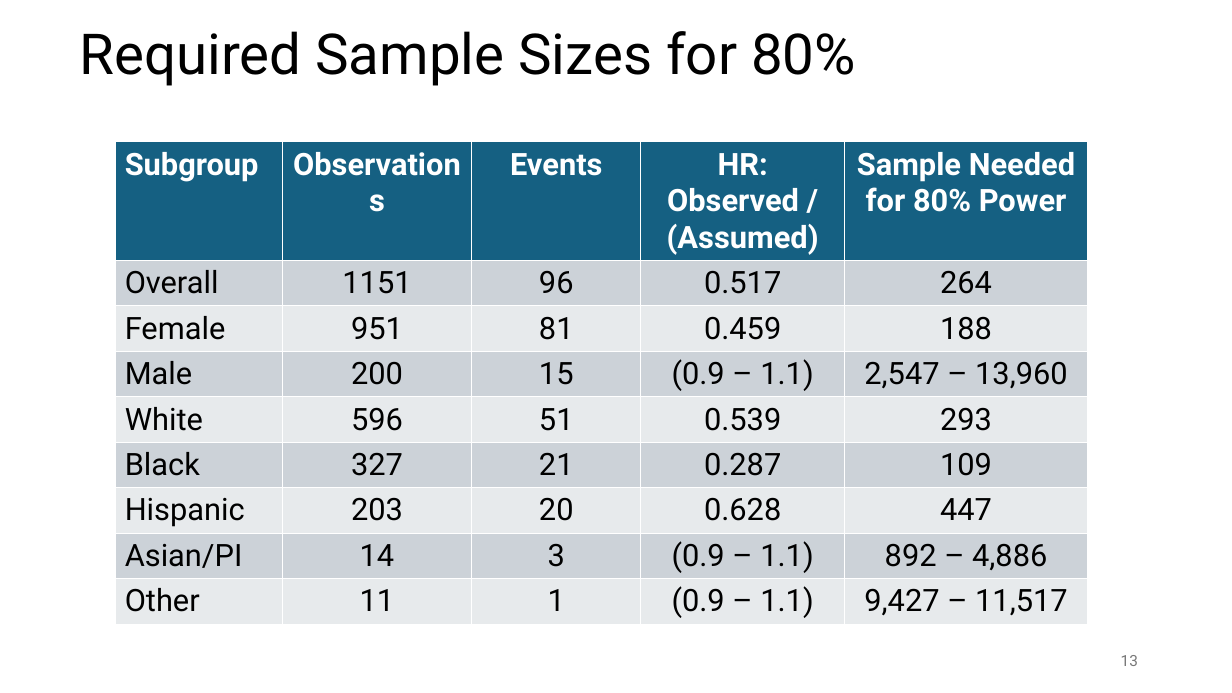
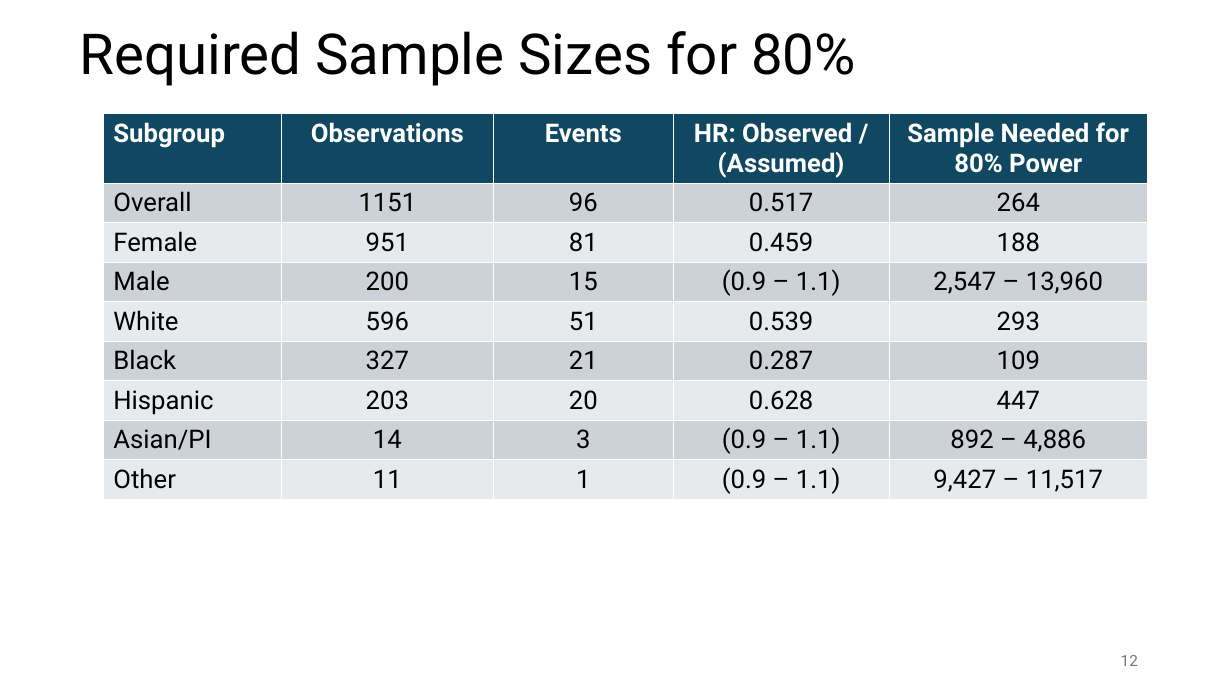
Before and after one commit to susanpeck/Math261BExperimentalDesignProject, a slide deck: slide 12 of Document_Files/Presentation_Slides_v2.pptx (slide 13 before the commit). Drawn at 1232x693 pixels with LibreOffice and Linux fonts; fonts in the diff are those of the drawing. Boxes give left, top, right and bottom in pixels: in the first picture for what was removed or moved away, otherwise in the second. Text is boxed around its words. In the diff, an @@ line names an element or a change of style, - is before the commit and + after.

```diff
--- a/Document_Files/Presentation_Slides_v2.pptx
+++ b/Document_Files/Presentation_Slides_v2.pptx
@@ table at [104,114,1147,505] @@
@@ fill #156082 to #104862 in row 1 @@
@@ size 24 to 20 pt @@
@@ table: place and size @@
-table at [116,142,1088,622]
+table at [104,114,1147,505]
@@ page number at [1121,655,1138,666]: text changed @@
-13
+12
```
Also in this commit, not shown: 8 other slides changed, 1 slide removed.
